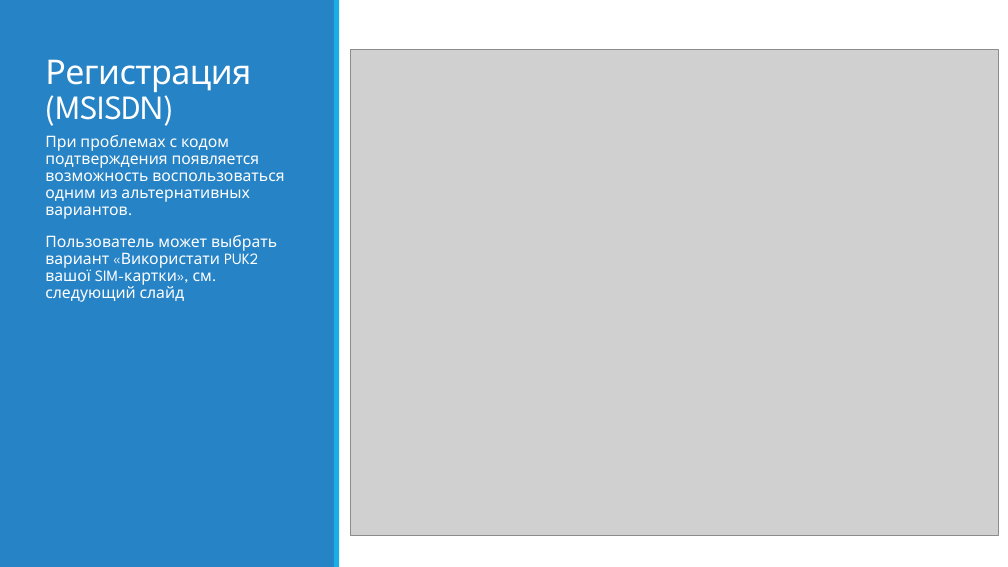
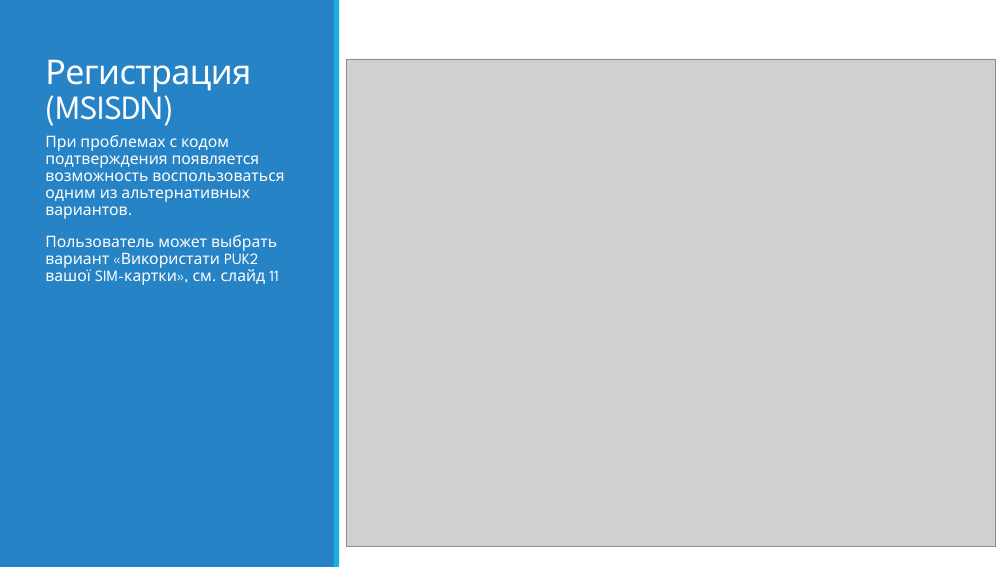
Before and after one commit to bturko/sso, a slide deck: slide 10 of Docs/KS_SIGNUP_2.pptx. Drawn at 1008x567 pixels with LibreOffice and Linux fonts; fonts in the diff are those of the drawing; grey boxes stand for pictures. Boxes give left, top, right and bottom in pixels: in the first picture for what was removed or moved away, otherwise in the second. Text is boxed around its words. In the diff, an @@ line names an element or a change of style, - is before the commit and + after.

```diff
--- a/Docs/KS_SIGNUP_2.pptx
+++ b/Docs/KS_SIGNUP_2.pptx
@@ picture: place and size @@
-picture at <box>350,49,998,535</box>
+picture at <box>346,59,995,547</box>
@@ text at <box>45,235,279,285</box>: text changed @@
-Пользователь может выбрать вариант «Використати PUK2 вашої SIM-картки», см. следующий слайд
+Пользователь может выбрать вариант «Використати PUK2 вашої SIM-картки», см. слайд 11
```
Also in this commit, not shown: 15 other slides changed, 3 slides removed, 5 other files.
